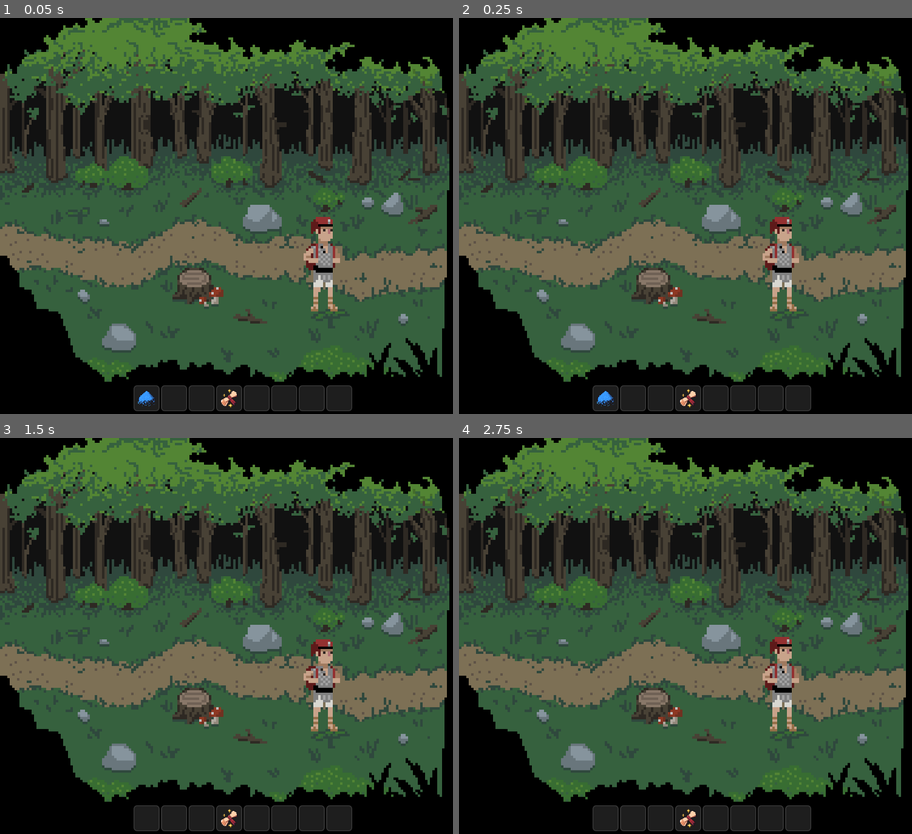
Above: before the commit, frames 1-4 (two rows, left to right).
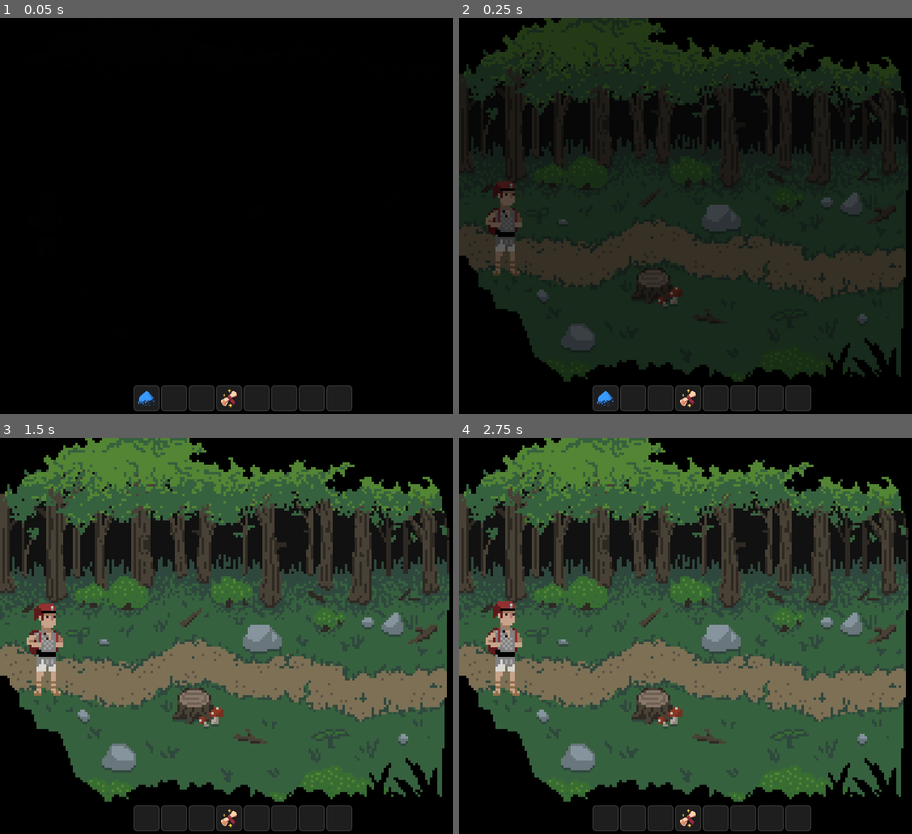
Above: after the commit, the same moments.

Repository: SleepyStudios/CourierOfCobblecove
Game: Godot game, scene res://scenes/zones/c4.tscn
The game is run twice, just before and just after one commit, with the same random seed, the same clock (stepped at 60 frames per second) and the same inputs. Before the commit the project starts from res://scenes/main.tscn.
Inputs (mouse positions are in pixels of both pictures, inside the frame that each line leads up to):
- Up to frame 1 (0.05 s): no input
- Up to frame 2 (0.25 s): no input
- Up to frame 3 (1.5 s): move the mouse to (144, 818) at 0.52 s; click (144, 818) at 0.6 s; move the mouse to (172, 818) at 1.27 s; click (172, 818) at 1.35 s
- Up to frame 4 (2.75 s): tap Enter at 2 s; move the mouse to (603, 818) at 2.02 s; click (603, 818) at 2.1 s

The runs differ from the first frame. In frame 1, 70% of the frame differs, in the area x 0-100%, y 0-92%; in frame 2, 70%; in frame 3, 2.0%; in frame 4, 2.1%.

Commit message:
moving between zones

Diff:
--- a/project.godot
+++ b/project.godot
@@ -11,9 +11,13 @@
 [application]
 
 config/name="LD53"
-run/main_scene="res://scenes/main.tscn"
+run/main_scene="res://scenes/zones/c4.tscn"
 config/features=PackedStringArray("4.0", "Forward Plus")
 config/icon="res://icon.svg"
+
+[autoload]
+
+Global="*res://scenes/global.tscn"
 
 [display]
 
--- a/scenes/dropped_item.tscn
+++ b/scenes/dropped_item.tscn
@@ -16,6 +16,7 @@
 
 [node name="Area2D" type="Area2D" parent="."]
 scale = Vector2(0.5, 0.5)
+collision_mask = 2
 
 [node name="CollisionShape2D" type="CollisionShape2D" parent="Area2D"]
 position = Vector2(1, -0.5)
--- /dev/null
+++ b/scenes/global.tscn
@@ -0,0 +1,9 @@
+[gd_scene load_steps=3 format=3 uid="uid://esdpm2jrxnpr"]
+
+[ext_resource type="Script" path="res://scripts/global.gd" id="1_kkwxs"]
+[ext_resource type="PackedScene" uid="uid://c8hkbr3ewl6ef" path="res://scenes/scene_transition.tscn" id="2_7hg2b"]
+
+[node name="Global" type="Node2D"]
+script = ExtResource("1_kkwxs")
+
+[node name="SceneTransition" parent="." instance=ExtResource("2_7hg2b")]
--- a/scenes/player.tscn
+++ b/scenes/player.tscn
@@ -63,6 +63,7 @@
 size = Vector2(48, 54)
 
 [node name="Player" type="CharacterBody2D"]
+collision_layer = 2
 script = ExtResource("1_c2prk")
 
 [node name="AnimatedSprite2D" type="AnimatedSprite2D" parent="."]
--- /dev/null
+++ b/scenes/scene_transition.tscn
@@ -0,0 +1,134 @@
+[gd_scene load_steps=5 format=3 uid="uid://c8hkbr3ewl6ef"]
+
+[ext_resource type="Script" path="res://scripts/scene_transition.gd" id="1_84duo"]
+
+[sub_resource type="Animation" id="Animation_62eoh"]
+resource_name = "RESET"
+length = 0.01
+tracks/0/type = "value"
+tracks/0/imported = false
+tracks/0/enabled = true
+tracks/0/path = NodePath("DissolveRect:modulate")
+tracks/0/interp = 1
+tracks/0/loop_wrap = true
+tracks/0/keys = {
+"times": PackedFloat32Array(0),
+"transitions": PackedFloat32Array(1),
+"update": 0,
+"values": [Color(1, 1, 1, 0)]
+}
+tracks/1/type = "bezier"
+tracks/1/imported = false
+tracks/1/enabled = true
+tracks/1/path = NodePath("DissolveRect:modulate:r")
+tracks/1/interp = 1
+tracks/1/loop_wrap = true
+tracks/1/keys = {
+"handle_modes": PackedInt32Array(0),
+"points": PackedFloat32Array(1, -0.25, 0, 0.25, 0),
+"times": PackedFloat32Array(0)
+}
+tracks/2/type = "bezier"
+tracks/2/imported = false
+tracks/2/enabled = true
+tracks/2/path = NodePath("DissolveRect:modulate:g")
+tracks/2/interp = 1
+tracks/2/loop_wrap = true
+tracks/2/keys = {
+"handle_modes": PackedInt32Array(0),
+"points": PackedFloat32Array(1, -0.25, 0, 0.25, 0),
+"times": PackedFloat32Array(0)
+}
+tracks/3/type = "bezier"
+tracks/3/imported = false
+tracks/3/enabled = true
+tracks/3/path = NodePath("DissolveRect:modulate:b")
+tracks/3/interp = 1
+tracks/3/loop_wrap = true
+tracks/3/keys = {
+"handle_modes": PackedInt32Array(0),
+"points": PackedFloat32Array(1, -0.25, 0, 0.25, 0),
+"times": PackedFloat32Array(0)
+}
+tracks/4/type = "bezier"
+tracks/4/imported = false
+tracks/4/enabled = true
+tracks/4/path = NodePath("DissolveRect:modulate:a")
+tracks/4/interp = 1
+tracks/4/loop_wrap = true
+tracks/4/keys = {
+"handle_modes": PackedInt32Array(0),
+"points": PackedFloat32Array(1, -0.25, 0, 0.25, 0),
+"times": PackedFloat32Array(0)
+}
+
+[sub_resource type="Animation" id="Animation_kgepf"]
+resource_name = "dissolve"
+length = 0.5
+tracks/0/type = "bezier"
+tracks/0/imported = false
+tracks/0/enabled = true
+tracks/0/path = NodePath("DissolveRect:modulate:r")
+tracks/0/interp = 1
+tracks/0/loop_wrap = true
+tracks/0/keys = {
+"handle_modes": PackedInt32Array(0, 0),
+"points": PackedFloat32Array(1, -0.25, 0, 0.25, 0, 1, -0.25, 0, 0.25, 0),
+"times": PackedFloat32Array(0, 0.5)
+}
+tracks/1/type = "bezier"
+tracks/1/imported = false
+tracks/1/enabled = true
+tracks/1/path = NodePath("DissolveRect:modulate:g")
+tracks/1/interp = 1
+tracks/1/loop_wrap = true
+tracks/1/keys = {
+"handle_modes": PackedInt32Array(0, 0),
+"points": PackedFloat32Array(1, -0.25, 0, 0.25, 0, 1, -0.25, 0, 0.25, 0),
+"times": PackedFloat32Array(0, 0.5)
+}
+tracks/2/type = "bezier"
+tracks/2/imported = false
+tracks/2/enabled = true
+tracks/2/path = NodePath("DissolveRect:modulate:b")
+tracks/2/interp = 1
+tracks/2/loop_wrap = true
+tracks/2/keys = {
+"handle_modes": PackedInt32Array(0, 0),
+"points": PackedFloat32Array(1, -0.25, 0, 0.25, 0, 1, -0.25, 0, 0.25, 0),
+"times": PackedFloat32Array(0, 0.5)
+}
+tracks/3/type = "bezier"
+tracks/3/imported = false
+tracks/3/enabled = true
+tracks/3/path = NodePath("DissolveRect:modulate:a")
+tracks/3/interp = 1
+tracks/3/loop_wrap = true
+tracks/3/keys = {
+"handle_modes": PackedInt32Array(0, 0),
+"points": PackedFloat32Array(0, -0.25, 0, 0.25, 0, 1, -0.25, 0, 0.25, 0),
+"times": PackedFloat32Array(0, 0.5)
+}
+
+[sub_resource type="AnimationLibrary" id="AnimationLibrary_mgkoi"]
+_data = {
+"RESET": SubResource("Animation_62eoh"),
+"dissolve": SubResource("Animation_kgepf")
+}
+
+[node name="SceneTransition" type="CanvasLayer"]
+script = ExtResource("1_84duo")
+
+[node name="DissolveRect" type="ColorRect" parent="."]
+anchors_preset = 15
+anchor_right = 1.0
+anchor_bottom = 1.0
+grow_horizontal = 2
+grow_vertical = 2
+mouse_filter = 2
+color = Color(0, 0, 0, 1)
+
+[node name="AnimationPlayer" type="AnimationPlayer" parent="."]
+libraries = {
+"": SubResource("AnimationLibrary_mgkoi")
+}
--- /dev/null
+++ b/scenes/teleporter.tscn
@@ -0,0 +1,17 @@
+[gd_scene load_steps=3 format=3 uid="uid://do3axeenpwefl"]
+
+[ext_resource type="Script" path="res://scripts/teleporter.gd" id="1_jx7r6"]
+
+[sub_resource type="RectangleShape2D" id="RectangleShape2D_xambj"]
+size = Vector2(1920, 100)
+
+[node name="Teleporter" type="Node2D"]
+script = ExtResource("1_jx7r6")
+
+[node name="Area2D" type="Area2D" parent="."]
+collision_mask = 2
+
+[node name="CollisionShape2D" type="CollisionShape2D" parent="Area2D"]
+shape = SubResource("RectangleShape2D_xambj")
+
+[connection signal="body_entered" from="Area2D" to="." method="_on_area_2d_body_entered"]
--- /dev/null
+++ b/scenes/zones/b4.tscn
@@ -0,0 +1,109 @@
+[gd_scene load_steps=10 format=3 uid="uid://ba6x1t1gpuoar"]
+
+[ext_resource type="Texture2D" uid="uid://br1wgqkaoq8kn" path="res://sprites/zones/b4.png" id="1_iscab"]
+[ext_resource type="PackedScene" uid="uid://dm5txbfgjhjlf" path="res://scenes/player.tscn" id="2_xeqlf"]
+[ext_resource type="Texture2D" uid="uid://brqbkqwwvcaph" path="res://sprites/zones/b4_overlay.png" id="3_8macn"]
+[ext_resource type="Script" path="res://scripts/inventory_ui.gd" id="4_f01pb"]
+[ext_resource type="PackedScene" uid="uid://do3axeenpwefl" path="res://scenes/teleporter.tscn" id="4_q5mfn"]
+[ext_resource type="PackedScene" uid="uid://chn0p0xyugfe3" path="res://scenes/inventory_slot.tscn" id="5_f77sa"]
+[ext_resource type="PackedScene" uid="uid://dfrgxp4rwlufe" path="res://scenes/inventory.tscn" id="6_2ihla"]
+
+[sub_resource type="RectangleShape2D" id="RectangleShape2D_qc31m"]
+size = Vector2(1920, 166.375)
+
+[sub_resource type="RectangleShape2D" id="RectangleShape2D_nfskc"]
+size = Vector2(41, 81.5)
+
+[node name="ForestSceneB4" type="Node2D"]
+
+[node name="ColorRect" type="ColorRect" parent="."]
+offset_left = -400.0
+offset_top = -500.0
+offset_right = 1600.0
+offset_bottom = 1500.0
+color = Color(0, 0, 0, 1)
+
+[node name="BG" type="Sprite2D" parent="."]
+position = Vector2(600, 450)
+texture = ExtResource("1_iscab")
+
+[node name="Player" parent="." instance=ExtResource("2_xeqlf")]
+position = Vector2(1099, 509)
+
+[node name="Overlay" type="Sprite2D" parent="."]
+z_index = 999
+position = Vector2(600, 450)
+texture = ExtResource("3_8macn")
+
+[node name="OverlayRect" type="ColorRect" parent="."]
+z_index = 999
+offset_left = -400.0
+offset_top = 900.0
+offset_right = 1600.0
+offset_bottom = 1000.0
+color = Color(0, 0, 0, 1)
+
+[node name="TopCollision" type="StaticBody2D" parent="."]
+position = Vector2(0, -600)
+
+[node name="CollisionShape2D" type="CollisionShape2D" parent="TopCollision"]
+position = Vector2(600, 850.625)
+shape = SubResource("RectangleShape2D_qc31m")
+
+[node name="Teleporter c4" parent="TopCollision/CollisionShape2D" instance=ExtResource("4_q5mfn")]
+position = Vector2(634, 250)
+rotation = 1.5708
+zone = "c4"
+
+[node name="BottomCollision" type="StaticBody2D" parent="."]
+
+[node name="CollisionShape2D" type="CollisionShape2D" parent="BottomCollision"]
+position = Vector2(600, 980)
+shape = SubResource("RectangleShape2D_qc31m")
+
+[node name="Rock2" type="StaticBody2D" parent="."]
+position = Vector2(978, 449)
+
+[node name="CollisionShape2D" type="CollisionShape2D" parent="Rock2"]
+position = Vector2(-8.5, -5.25)
+shape = SubResource("RectangleShape2D_nfskc")
+
+[node name="UI" type="CanvasLayer" parent="."]
+
+[node name="InventoryInterface" type="Control" parent="UI"]
+layout_mode = 3
+anchors_preset = 7
+anchor_left = 0.5
+anchor_top = 1.0
+anchor_right = 0.5
+anchor_bottom = 1.0
+offset_top = -55.0
+offset_bottom = -23.0
+grow_horizontal = 2
+grow_vertical = 0
+size_flags_horizontal = 8
+size_flags_vertical = 8
+mouse_filter = 1
+script = ExtResource("4_f01pb")
+
+[node name="GrabbedSlot" parent="UI/InventoryInterface" instance=ExtResource("5_f77sa")]
+visible = false
+modulate = Color(1, 1, 1, 0.545098)
+self_modulate = Color(1, 1, 1, 0)
+layout_mode = 0
+offset_right = 64.0
+offset_bottom = 64.0
+
+[node name="PlayerInventory" parent="UI/InventoryInterface" instance=ExtResource("6_2ihla")]
+layout_mode = 1
+anchors_preset = 8
+anchor_left = 0.5
+anchor_top = 0.5
+anchor_right = 0.5
+anchor_bottom = 0.5
+offset_left = -20.0
+offset_top = -20.0
+offset_right = 20.0
+offset_bottom = 20.0
+grow_horizontal = 2
+grow_vertical = 2
--- a/scenes/main.tscn
+++ b/scenes/zones/c4.tscn
@@ -1,11 +1,12 @@
-[gd_scene load_steps=12 format=3 uid="uid://cm4icfflsyu1f"]
+[gd_scene load_steps=13 format=3 uid="uid://b1qac3q1jo71w"]
 
-[ext_resource type="Texture2D" uid="uid://b3yf0ono46koc" path="res://sprites/forest_scene1.png" id="1_0wk51"]
-[ext_resource type="Script" path="res://scripts/inventory_ui.gd" id="1_ixxyp"]
-[ext_resource type="PackedScene" uid="uid://dm5txbfgjhjlf" path="res://scenes/player.tscn" id="2_r4bdp"]
-[ext_resource type="Texture2D" uid="uid://nwiea7ndaabl" path="res://sprites/forest_scene1_overlay.png" id="3_g6c8m"]
-[ext_resource type="PackedScene" uid="uid://dfrgxp4rwlufe" path="res://scenes/inventory.tscn" id="4_rjrje"]
-[ext_resource type="PackedScene" uid="uid://chn0p0xyugfe3" path="res://scenes/inventory_slot.tscn" id="6_6qlu3"]
+[ext_resource type="Texture2D" uid="uid://b3yf0ono46koc" path="res://sprites/zones/c4.png" id="1_xcr04"]
+[ext_resource type="PackedScene" uid="uid://dm5txbfgjhjlf" path="res://scenes/player.tscn" id="2_viq8b"]
+[ext_resource type="Texture2D" uid="uid://nwiea7ndaabl" path="res://sprites/zones/c4_overlay.png" id="3_ho4rx"]
+[ext_resource type="Script" path="res://scripts/inventory_ui.gd" id="4_i07o5"]
+[ext_resource type="PackedScene" uid="uid://do3axeenpwefl" path="res://scenes/teleporter.tscn" id="4_n8lym"]
+[ext_resource type="PackedScene" uid="uid://chn0p0xyugfe3" path="res://scenes/inventory_slot.tscn" id="5_q5dbi"]
+[ext_resource type="PackedScene" uid="uid://dfrgxp4rwlufe" path="res://scenes/inventory.tscn" id="6_r47qv"]
 
 [sub_resource type="RectangleShape2D" id="RectangleShape2D_qc31m"]
 size = Vector2(1920, 166.375)
@@ -22,7 +23,7 @@
 [sub_resource type="RectangleShape2D" id="RectangleShape2D_ecrbu"]
 size = Vector2(67, 63)
 
-[node name="ForestScene1" type="Node2D"]
+[node name="ForestSceneC4" type="Node2D"]
 
 [node name="ColorRect" type="ColorRect" parent="."]
 offset_left = -400.0
@@ -33,15 +34,15 @@
 
 [node name="BG" type="Sprite2D" parent="."]
 position = Vector2(600, 450)
-texture = ExtResource("1_0wk51")
+texture = ExtResource("1_xcr04")
 
-[node name="Player" parent="." instance=ExtResource("2_r4bdp")]
-position = Vector2(804, 603)
+[node name="Player" parent="." instance=ExtResource("2_viq8b")]
+position = Vector2(120, 515)
 
 [node name="Overlay" type="Sprite2D" parent="."]
 z_index = 999
 position = Vector2(600, 450)
-texture = ExtResource("3_g6c8m")
+texture = ExtResource("3_ho4rx")
 
 [node name="OverlayRect" type="ColorRect" parent="."]
 z_index = 999
@@ -63,6 +64,11 @@
 [node name="CollisionShape2D" type="CollisionShape2D" parent="BottomCollision"]
 position = Vector2(600, 980)
 shape = SubResource("RectangleShape2D_qc31m")
+
+[node name="Teleporter b4" parent="." instance=ExtResource("4_n8lym")]
+position = Vector2(0, 500)
+rotation = 1.5708
+zone = "b4"
 
 [node name="Stump" type="StaticBody2D" parent="."]
 position = Vector2(479, 657)
--- a/scripts/dropped_item.gd
+++ b/scripts/dropped_item.gd
@@ -1,6 +1,5 @@
 extends Node2D
 
-@export var inventory_data: InventoryData
 @export var slot_data: SlotData
 @export var spawn_pos: Vector2
 
@@ -14,7 +13,7 @@
 
 func _on_area_2d_body_entered(body):
 	if can_pick_up: #todo check if player
-		if inventory_data.pickup_item(slot_data):
+		if Global.inventory_data.pickup_item(slot_data):
 			queue_free()
 
 func _on_ready_timer_timeout():
--- /dev/null
+++ b/scripts/global.gd
@@ -0,0 +1,17 @@
+extends Node2D
+
+var inventory_data = preload("res://resources/inventory.tres")
+
+var post_teleport_data: Dictionary
+var _player: Player
+
+func _ready():
+	$SceneTransition.load_initial_scene()
+
+func go_to_zone(zone: String):
+	$SceneTransition.change_scene("res://scenes/zones/%s.tscn" % zone)
+	post_teleport_data = _player.get_teleport_data()
+
+func register_player(player: Player):
+	_player = player
+	player.set_post_teleport_data(post_teleport_data)
--- a/scripts/inventory_ui.gd
+++ b/scripts/inventory_ui.gd
@@ -12,11 +12,9 @@
 @onready var grabbed_slot = $GrabbedSlot
 @onready var player = $"../../Player"
 
-var _inventory_data = preload("res://resources/inventory.tres")
-
 func _ready():
-	_inventory_data.inventory_interact.connect(_on_inventory_interact)
-	player_inventory.set_inventory_data(_inventory_data)
+	Global.inventory_data.inventory_interact.connect(_on_inventory_interact)
+	player_inventory.set_inventory_data(Global.inventory_data)
 	player_inventory.on_item_dropped.connect(_on_inventory_item_dropped)
 
 func _on_inventory_interact(inventory_data: InventoryData, index: int, event_name: String):
@@ -32,7 +30,6 @@
 func _on_inventory_item_dropped():
 	if grabbed_slot_data:
 		var dropped_item = DroppedItem.instantiate()
-		dropped_item.inventory_data = _inventory_data
 		dropped_item.slot_data = grabbed_slot_data
 		dropped_item.spawn_pos = player.position + Vector2(0, 96)
 		root.add_child(dropped_item)
--- a/scripts/player.gd
+++ b/scripts/player.gd
@@ -1,4 +1,5 @@
 extends CharacterBody2D
+class_name Player
 
 const CursorAnim = preload("res://scenes/cursor_anim.tscn")
 
@@ -8,6 +9,9 @@
 
 var destination: Vector2
 var has_destination: bool
+
+func _ready():
+	Global.register_player(self)
 
 func get_input():
 	if Input.is_action_just_pressed("click") and get_global_mouse_position().y < 900:
@@ -44,3 +48,14 @@
 		$AnimatedSprite2D.play("run")
 	else:
 		$AnimatedSprite2D.play("idle")
+
+func set_post_teleport_data(data: Dictionary):
+	if data:
+		$AnimatedSprite2D.flip_h = data.flip
+		position.y = data.yPos
+
+func get_teleport_data() -> Dictionary:
+	return {
+		"flip": $AnimatedSprite2D.flip_h,
+		"yPos": position.y
+	}
--- /dev/null
+++ b/scripts/scene_transition.gd
@@ -0,0 +1,11 @@
+extends CanvasLayer
+
+func load_initial_scene():
+	$AnimationPlayer.play_backwards("dissolve")
+
+func change_scene(target: String):
+	$AnimationPlayer.play("dissolve")
+	await $AnimationPlayer.animation_finished
+
+	get_tree().change_scene_to_file(target)
+	$AnimationPlayer.play_backwards("dissolve")
--- /dev/null
+++ b/scripts/teleporter.gd
@@ -0,0 +1,7 @@
+extends Node2D
+
+@export var zone: String
+
+func _on_area_2d_body_entered(body):
+	body.set_process(false)
+	Global.go_to_zone(zone)
Not shown: 2 places in scenes/zones/c4.tscn that only renumber resources
Binary file added: sprites/zones/b4.png
Not shown, added: sprites/zones/b4.png.import
Binary file added: sprites/zones/b4_overlay.png
Not shown, added: sprites/zones/b4_overlay.png.import
Renamed: sprites/forest_scene1.png -> sprites/zones/c4.png
Not shown, changed: sprites/zones/c4.png.import
Renamed: sprites/forest_scene1_overlay.png -> sprites/zones/c4_overlay.png
Not shown, changed: sprites/zones/c4_overlay.png.import
